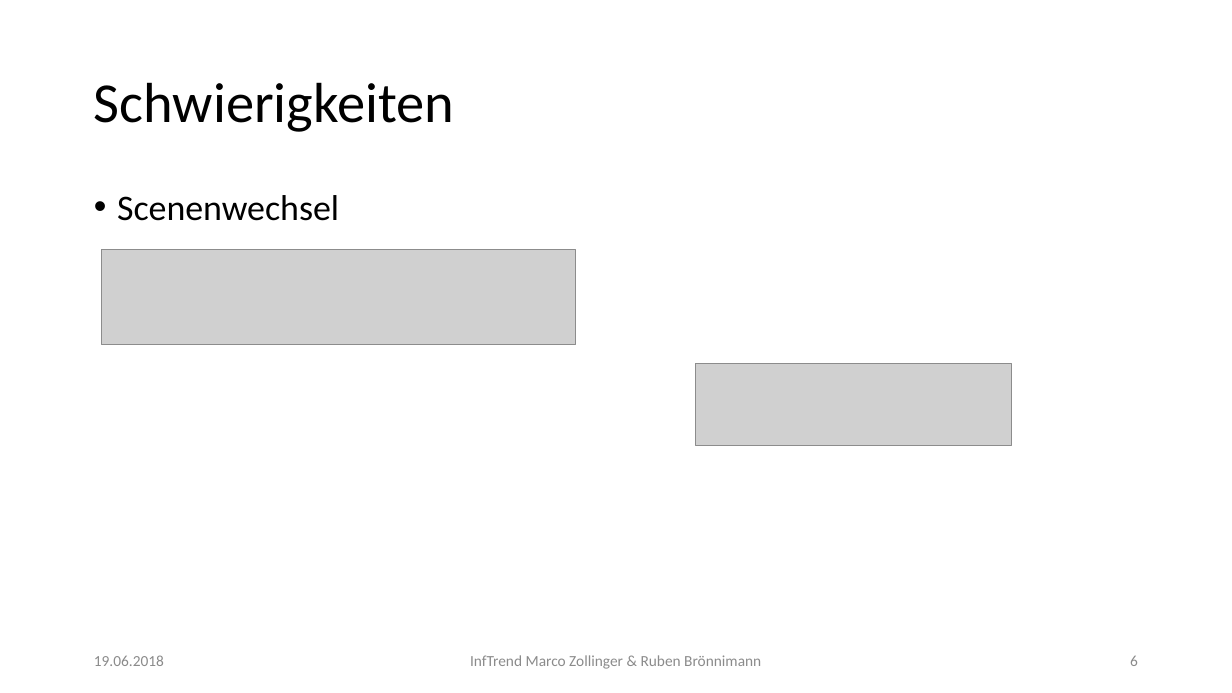
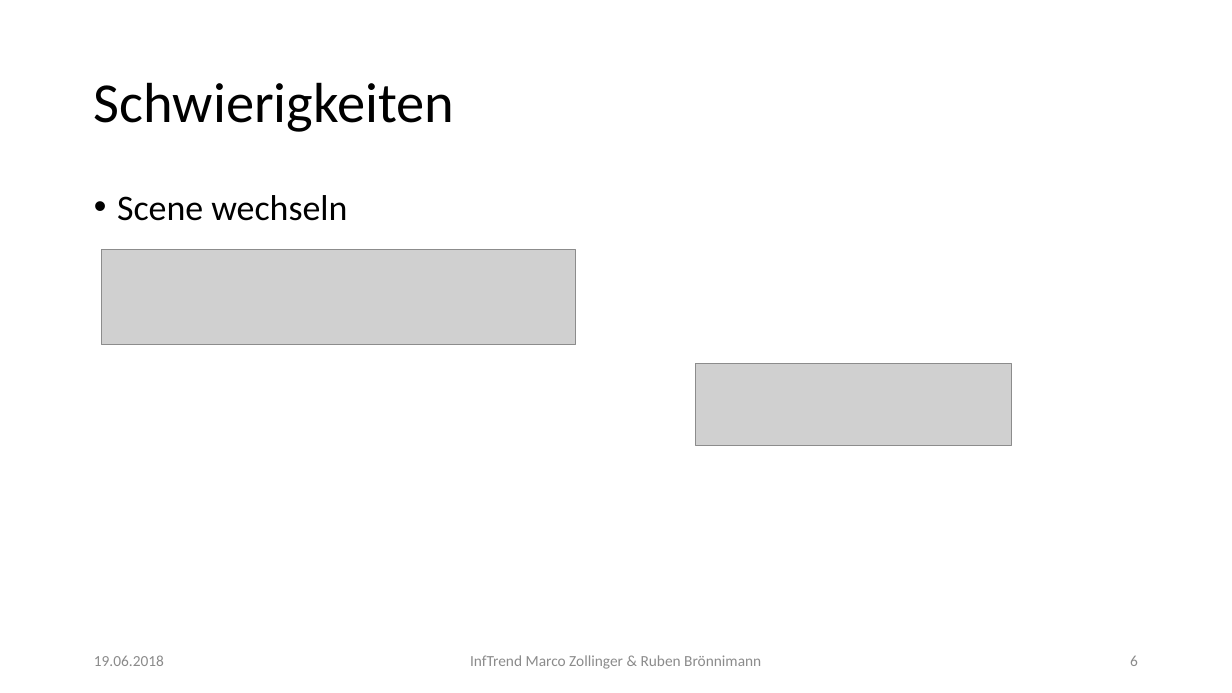
Before and after one commit to mzollin/xenophile, a slide deck: slide 6 of Xenophile.pptx. Drawn at 1232x693 pixels with LibreOffice and Linux fonts; fonts in the diff are those of the drawing; grey boxes stand for pictures. Boxes give left, top, right and bottom in pixels: in the first picture for what was removed or moved away, otherwise in the second. Text is boxed around its words. In the diff, an @@ line names an element or a change of style, - is before the commit and + after.

Commit message:
some grammar fixes

```diff
--- a/Xenophile.pptx
+++ b/Xenophile.pptx
@@ text at <box>117,195,347,221</box>: text changed @@
-• Scenenwechsel
+• Scene wechseln
```
Also in this commit, not shown: 2 other slides changed.
